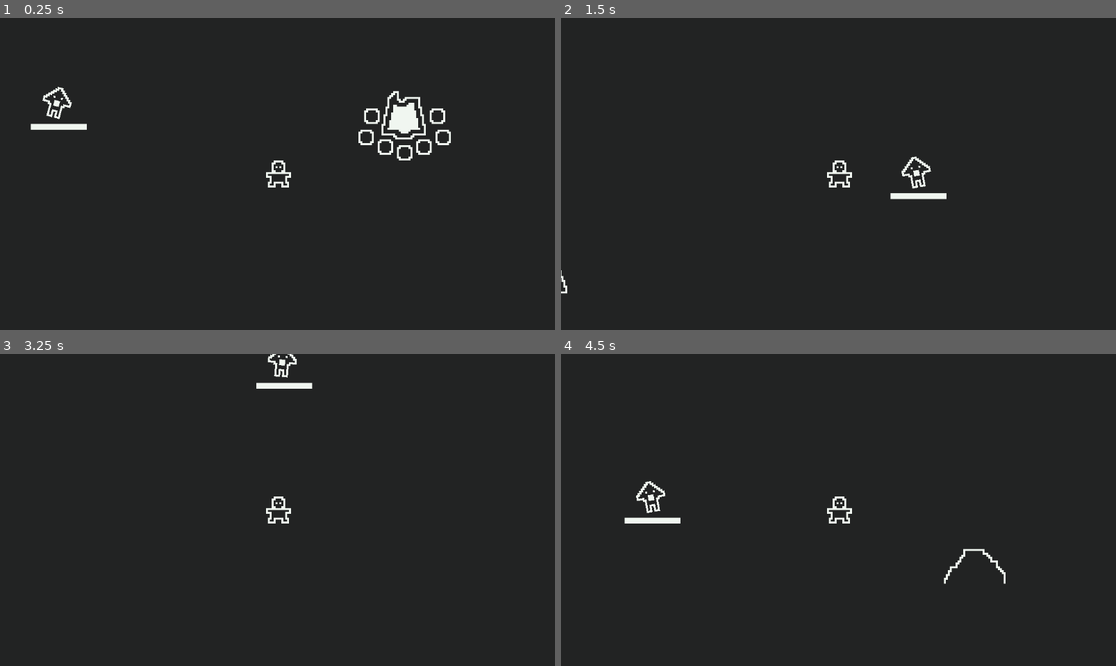
Above: before the commit, frames 1-4 (two rows, left to right).
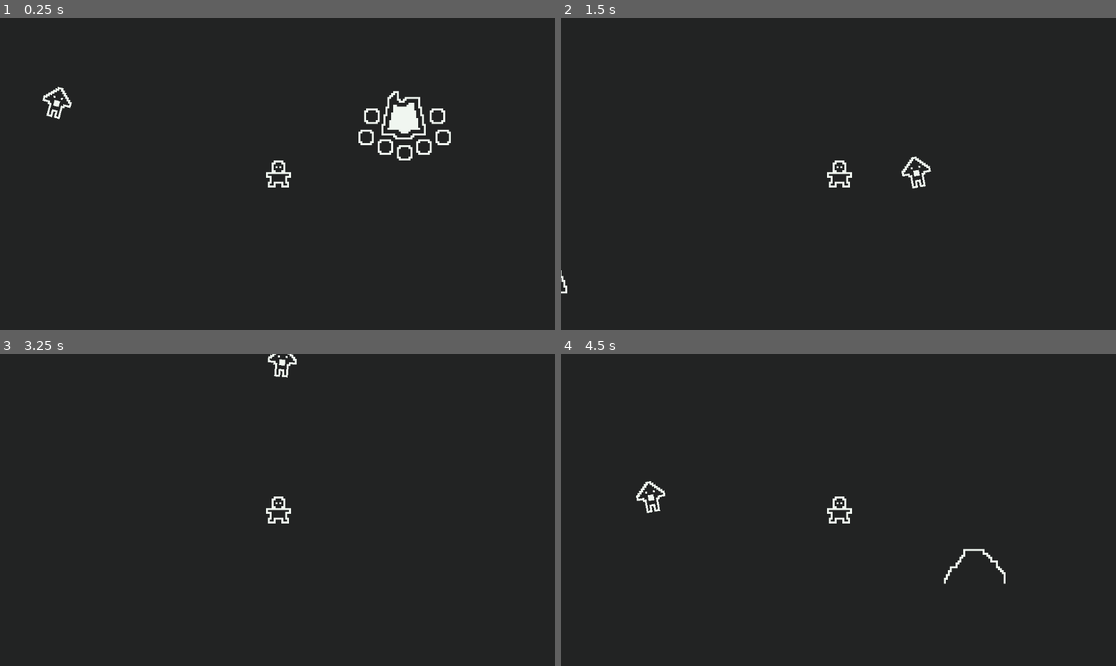
Above: after the commit, the same moments.

Repository: ArthurNaue/survival
Game: Godot game, scene res://scenes/world/root/world.tscn
Same seed, same stepped clock (60 frames per second), same inputs: the game is played once before the commit and once after it.
Inputs (mouse positions are in pixels of both pictures, inside the frame that each line leads up to):
- Up to frame 1 (0.25 s): no input
- Up to frame 2 (1.5 s): move the mouse to (960, 158) at 0.52 s; hold A (A) 0.53-1.28 s; tap D (D) at 0.8, 1.35 s; move the mouse to (727, 189) at 1.27 s
- Up to frame 3 (3.25 s): tap S (S) at 1.55 s; move the mouse to (333, 441) at 2.02 s; hold S (S) 2.03-2.78 s; tap A (A) at 2.3, 2.85 s; move the mouse to (249, 572) at 2.77 s; tap D (D) at 3.05 s
- Up to frame 4 (4.5 s): move the mouse to (1005, 556) at 3.52 s; hold D (D) 3.53-4.28 s; tap S (S) at 3.8 s; move the mouse to (672, 463) at 4.27 s; tap E (E) at 4.35 s

The runs differ from the first frame. In frame 1, 0.2% of the frame differs, in the area x 5-16%, y 33-36%; in frame 2, 0.2%; in frame 3, 0.2%; in frame 4, 0.2%.

Commit message:
arrumei a vida do inimigo

Diff:
--- a/scenes/entities/enemies/enemyModel/root/enemyModel.tscn
+++ b/scenes/entities/enemies/enemyModel/root/enemyModel.tscn
@@ -61,11 +61,12 @@
 [sub_resource type="StyleBoxFlat" id="StyleBoxFlat_kqqha"]
 bg_color = Color(0.941176, 0.964706, 0.941176, 1)
 
-[node name="enemyModel" type="CharacterBody2D" node_paths=PackedStringArray("healthComponent", "navAgent", "damageButton") groups=["enemies"]]
+[node name="enemyModel" type="CharacterBody2D" node_paths=PackedStringArray("healthComponent", "healthBar", "navAgent", "damageButton") groups=["enemies"]]
 collision_layer = 8
 collision_mask = 31
 script = ExtResource("1_sa045")
 healthComponent = NodePath("entitiesHealthComponent")
+healthBar = NodePath("healthBarComponent")
 navAgent = NodePath("navAgentComponent")
 damageButton = NodePath("damageButton")
 
--- a/scripts/components/health/entitiesHealth/root/entitiesHealthComponent.gd
+++ b/scripts/components/health/entitiesHealth/root/entitiesHealthComponent.gd
@@ -15,5 +15,8 @@
 	health -= amount
 	if healthBarComponent:
 		healthBarComponent.UpdateBar.emit(health)
+		healthBarComponent.visible = true
+		await get_tree().create_timer(0.5).timeout
+		healthBarComponent.visible = false
 	if health <= 0:
 		owner.queue_free()
--- a/scripts/constructionObjects/root/constructionObjects.gd
+++ b/scripts/constructionObjects/root/constructionObjects.gd
@@ -56,6 +56,7 @@
 func _on_turret_cooldown_timeout() -> void:
 	animation.play("shoot")
 	GameManager.play_sound(shootSound, global_position)
+	CameraManager.apply_shake(1)
 	target.get_node("entitiesHealthComponent").damage(stats.damage)
 
 func _input(_event: InputEvent) -> void:
--- a/scripts/entities/enemies/enemiesClass/root/enemiesClass.gd
+++ b/scripts/entities/enemies/enemiesClass/root/enemiesClass.gd
@@ -2,12 +2,16 @@
 class_name EnemiesClass
 
 @export var healthComponent: EntitiesHealthComponent
+@export var healthBar: HealthBarComponent
 @export var navAgent: NavAgentComponent
 @export var damageButton: Button
 
 func _ready() -> void:
 	damageButton.pressed.connect(healthComponent.damage.bind(1))
 
+	if healthBar:
+		healthBar.visible = false
+
 func _physics_process(_delta: float) -> void:
 	velocity = to_local(navAgent.get_next_path_position()).normalized() * 100
 
